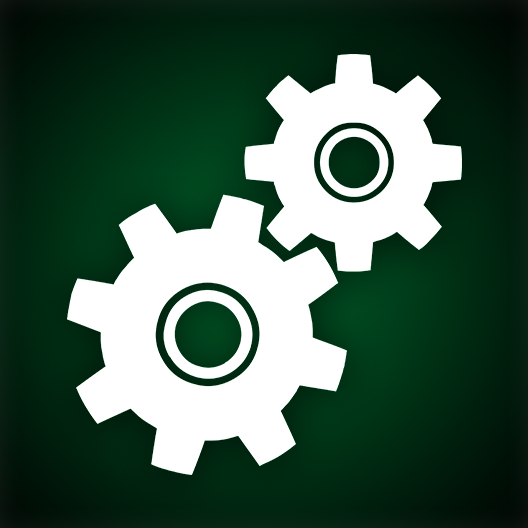
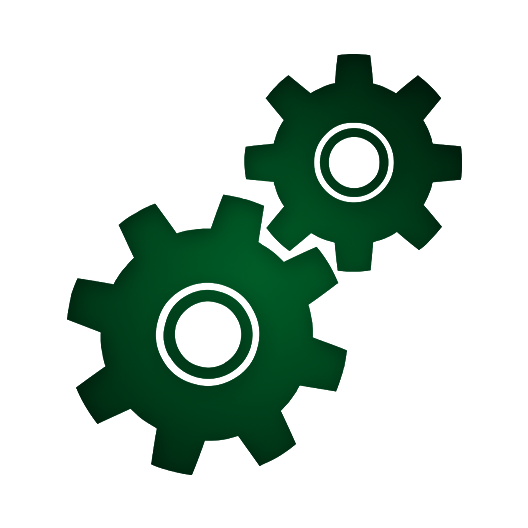
Comparing the layer stacks of the two 528 × 528 images. Changes:
added group "ver2" with 3 layers above "ver1" over <box>0,0,528,528</box>
added layer "Warstwa 9 kopiuj" in group "ver2" over <box>67,54,462,475</box>
added layer "Warstwa 9" in group "ver2" over <box>67,54,462,475</box>
renamed "Warstwa 0" to "Warstwa 10", moved it into group "ver2", painted on it over <box>0,0,528,528</box>
moved "Warstwa 8" into group "ver1" over <box>67,54,462,475</box>
removed layer "Gear-icon" over <box>67,54,462,475</box>
moved "Warstwa 2 kopiuj" into group "ver1" over <box>0,0,528,528</box>
removed layer "Warstwa 2" over <box>0,0,528,528</box>